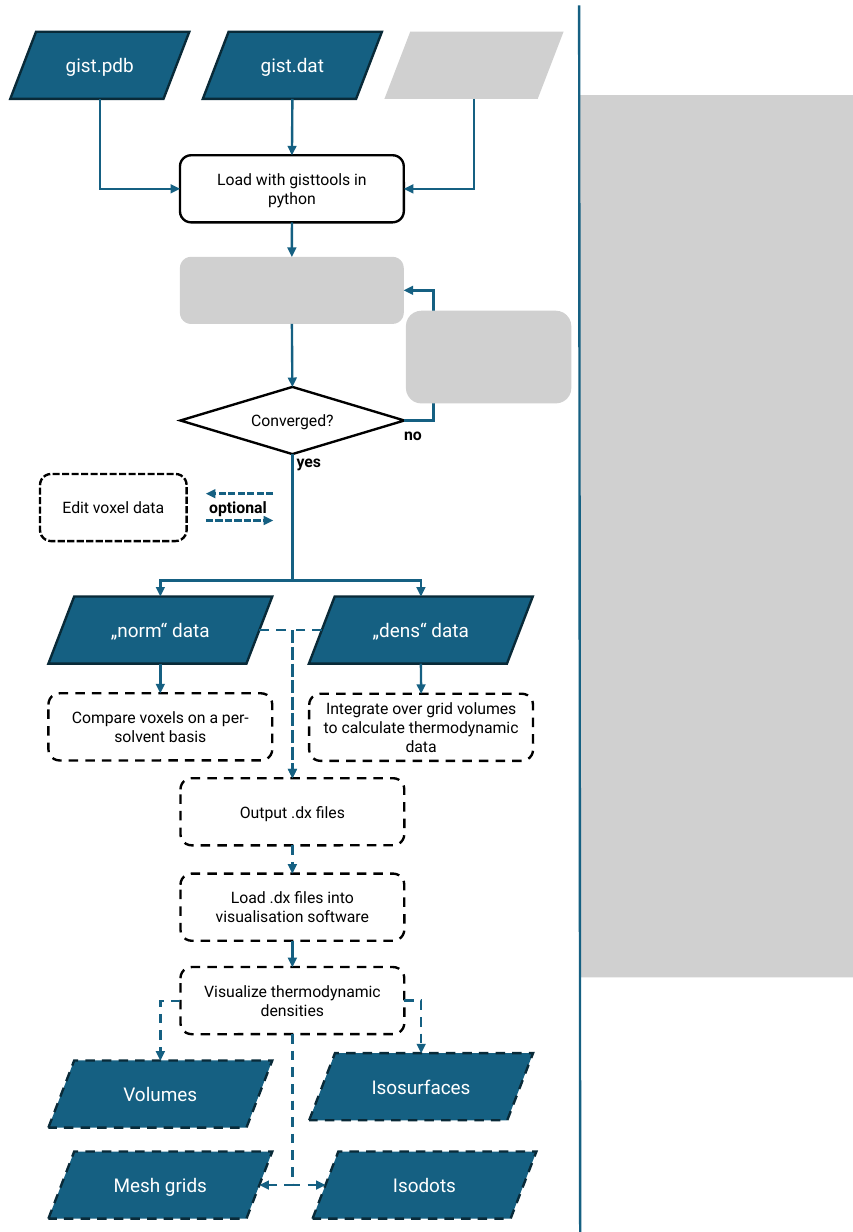
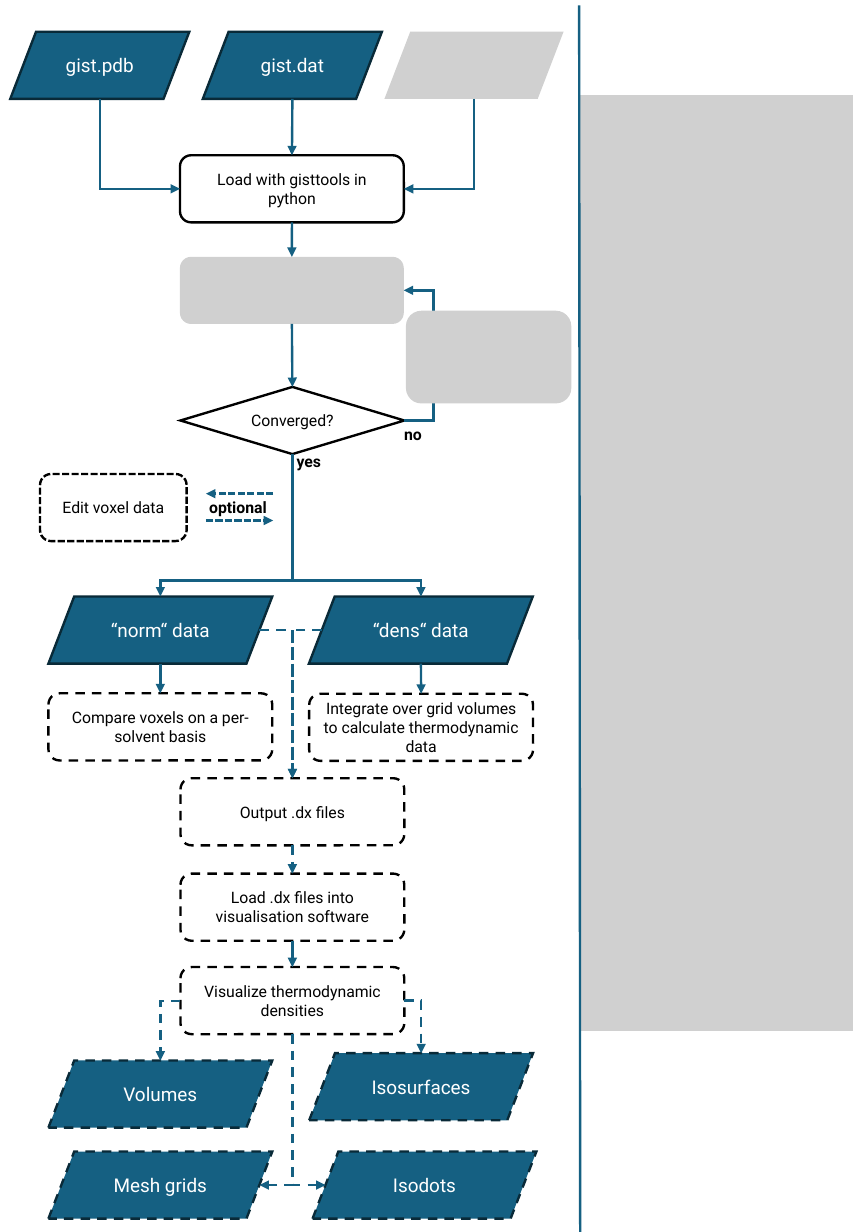
Before and after one commit to liedllab/gist-tutorial, a slide deck: slide 2 of manuscript/figures/flowchart_GIST.pptx. Drawn at 853x1232 pixels with LibreOffice and Linux fonts; fonts in the diff are those of the drawing; grey boxes stand for pictures. Boxes give left, top, right and bottom in pixels: in the first picture for what was removed or moved away, otherwise in the second. Text is boxed around its words. In the diff, an @@ line names an element or a change of style, - is before the commit and + after.

```diff
--- a/manuscript/figures/flowchart_GIST.pptx
+++ b/manuscript/figures/flowchart_GIST.pptx
@@ picture: place and size @@
-picture at (579,96,853,978)
+picture at (579,96,853,1032)
@@ text in parallelogram at (111,622,209,637): text changed @@
-„norm“ data
+“norm“ data
@@ text in parallelogram at (373,622,468,637): text changed @@
-„dens“ data
+“dens“ data
```
Also in this commit, not shown: 1 other slide changed, 2 other files.
